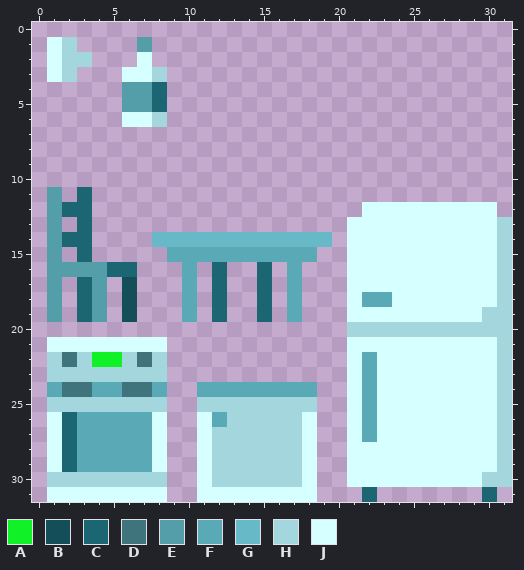
Two versions of one pixel-art sprite, Assets/Art/Props/Props_Kitchen.png. Above is the file before it was changed.
The file is 32x32 pixels.
Palette (. is transparent): A #10f127  B #144f59  C #1c6673  D #3f747d  E #549eaa  F #5aa9b6  G #67b9c7  H #a4d6dd  J #d6ffff
Once edited:
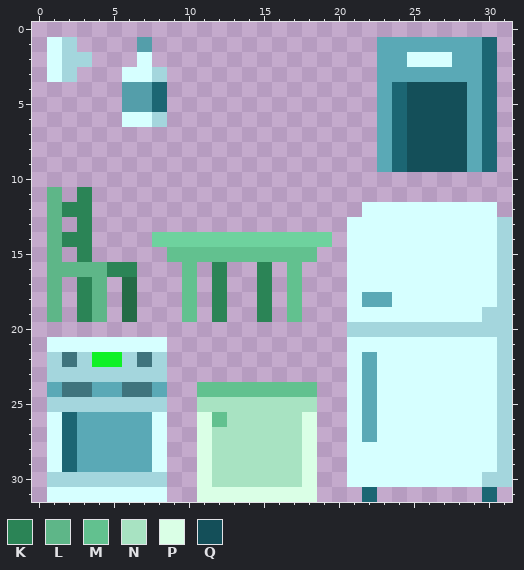
Colours new in this view: K #2b8456  L #5eb688  M #62c18f  N #a8e3c2  P #daffe6  Q #144f59
What changed:
@@ palette @@
-B #144f59
+B #246b46
-G #67b9c7
+G #6ed29e
@@ x 0..31 @@
  0 ................................
- 1 .JH....E........................
- 2 .JHH...J........................
- 3 .JH...JJH.......................
- 4 ......EEC.......................
- 5 ......EEC.......................
- 6 ......JJH.......................
- 7 ................................
- 8 ................................
- 9 ................................
+ 1 .JH....E...............FFFFFFFC.
+ 2 .JHH...J...............FFJJJFFC.
+ 3 .JH...JJH..............FFFFFFFC.
+ 4 ......EEC..............FCQQQQFC.
+ 5 ......EEC..............FCQQQQFC.
+ 6 ......JJH..............FCQQQQFC.
+ 7 .......................FCQQQQFC.
+ 8 .......................FCQQQQFC.
+ 9 .......................FCQQQQFC.
 10 ................................
-11 .E.C............................
-12 .ECC..................JJJJJJJJJ.
-13 .E.C.................JJJJJJJJJJH
-14 .ECC....GGGGGGGGGGGG.JJJJJJJJJJH
-15 .E.C.....FFFFFFFFFF..JJJJJJJJJJH
-16 .EEEECC...F.C..C.F...JJJJJJJJJJH
-17 .E.CE.B...F.C..C.F...JJJJJJJJJJH
-18 .E.CE.B...F.C..C.F...JFFJJJJJJJH
-19 .E.CE.B...F.C..C.F...JJJJJJJJJHH
+11 .L.K............................
+12 .LKK..................JJJJJJJJJ.
+13 .L.K.................JJJJJJJJJJH
+14 .LKK....GGGGGGGGGGGG.JJJJJJJJJJH
+15 .L.K.....MMMMMMMMMM..JJJJJJJJJJH
+16 .LLLLKK...M.K..K.M...JJJJJJJJJJH
+17 .L.KL.B...M.K..K.M...JJJJJJJJJJH
+18 .L.KL.B...M.K..K.M...JFFJJJJJJJH
+19 .L.KL.B...M.K..K.M...JJJJJJJJJHH
 20 .....................HHHHHHHHHHH
@@ x 9..20 @@
 23 ............
-24 ..FFFFFFFF..
-25 ..HHHHHHHH..
-26 ..JFHHHHHJ..
-27 ..JHHHHHHJ..
-28 ..JHHHHHHJ..
-29 ..JHHHHHHJ..
-30 ..JHHHHHHJ..
-31 ..JJJJJJJJ..
+24 ..MMMMMMMM..
+25 ..NNNNNNNN..
+26 ..PMNNNNNP..
+27 ..PNNNNNNP..
+28 ..PNNNNNNP..
+29 ..PNNNNNNP..
+30 ..PNNNNNNP..
+31 ..PPPPPPPP..
Changed places in both pictures, as pixel boxes (x1, y1, x2, y2):
changed: (47, 37, 497, 322)
changed: (197, 382, 317, 502)
